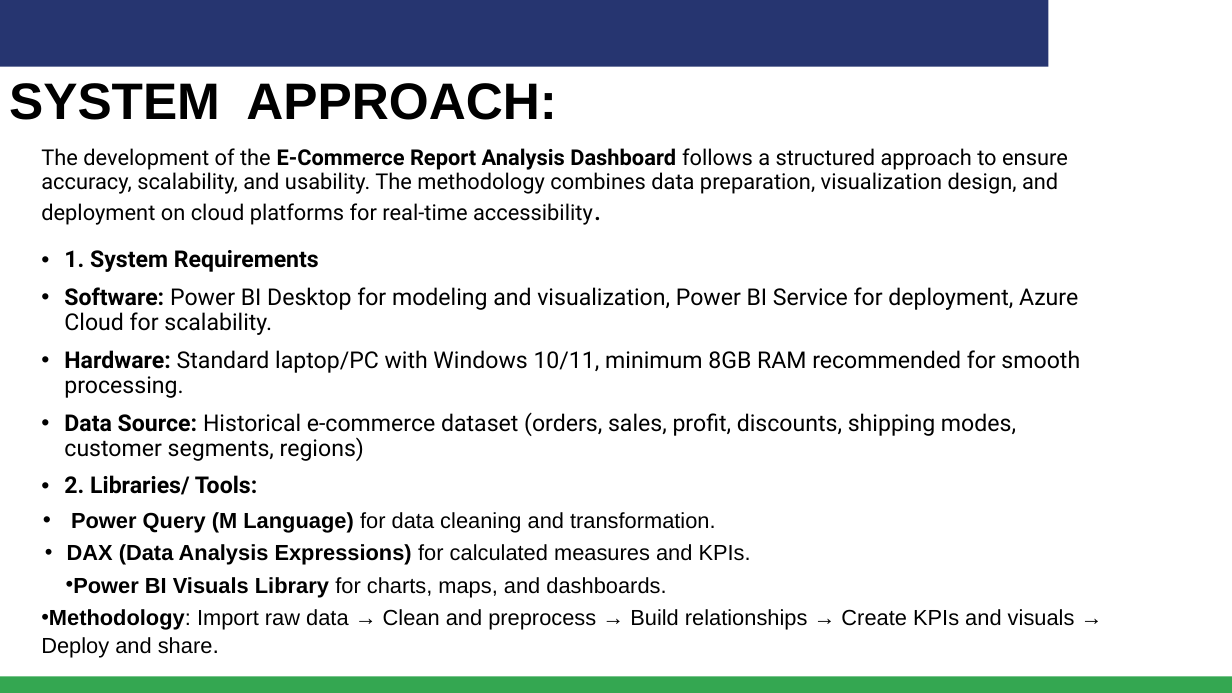
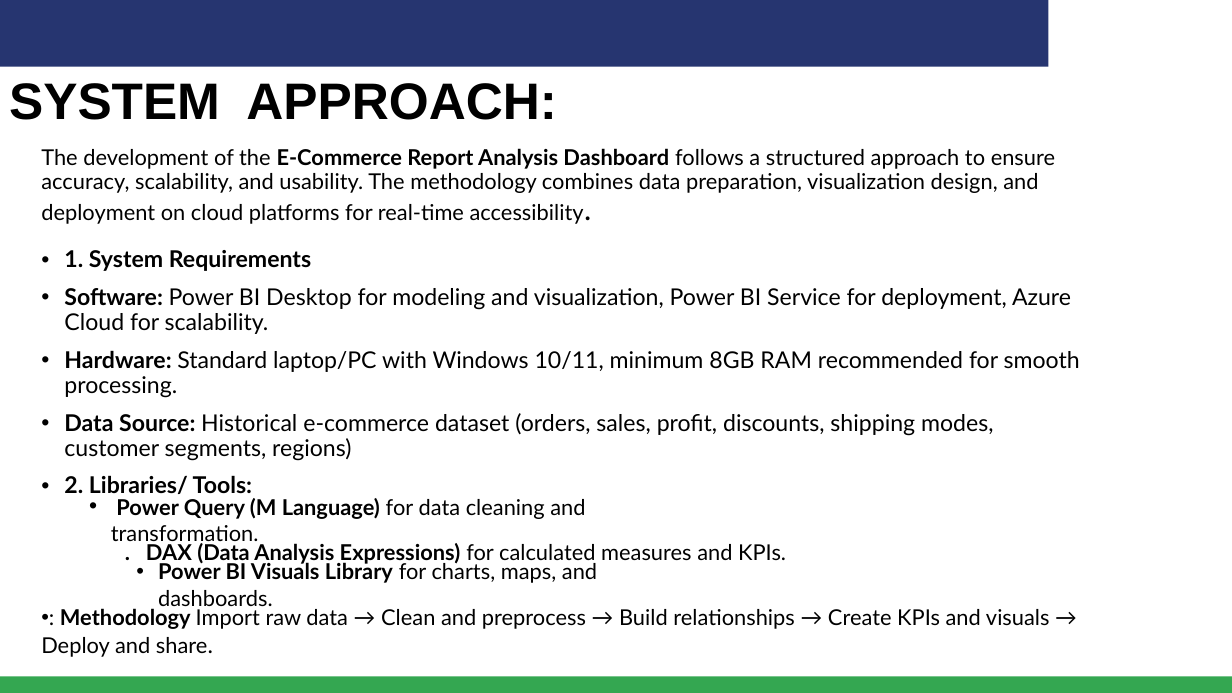
Before and after one commit to samiakhan1697-prog/E-Commerce-Sales-Dashboard-PowerBI, a slide deck: slide 6 of final capstone project.pptx. Drawn at 1232x693 pixels with LibreOffice and Linux fonts; fonts in the diff are those of the drawing; background and template pictures are left out. Boxes give left, top, right and bottom in pixels: in the first picture for what was removed or moved away, otherwise in the second. Text is boxed around its words. In the diff, an @@ line names an element or a change of style, - is before the commit and + after.

```diff
--- a/final capstone project.pptx
+++ b/final capstone project.pptx
@@ text "The development of the E‑Commerce ..." at (x1=41, y1=148, x2=1080, y2=494): font Roboto to Lato @@
@@ text "Power Query (M Language) for ..." at (x1=111, y1=498, x2=585, y2=546): font Arial to Lato; list level 3 to 4 in "Power Query (M Language) for ..." @@
@@ text "Power BI Visuals Library for ..." at (x1=158, y1=560, x2=597, y2=611): font Arial to Lato; list level 1 to 3 in "Power BI Visuals Library for ..." @@
@@ text at (x1=146, y1=543, x2=786, y2=565): text changed; font Arial to Lato; bold on @@
-      • DAX (Data Analysis Expressions) for calculated measures and KPIs.
+      . DAX (Data Analysis Expressions) for calculated measures and KPIs.
@@ text at (x1=41, y1=608, x2=1050, y2=657): text changed; font Arial to Lato @@
-• Methodology: Import raw data → Clean and preprocess → Build relationships → Create KPIs and visuals → Deploy and share.
+• : Methodology Import raw data → Clean and preprocess → Build relationships → Create KPIs and visuals → Deploy and share.
```
Also in this commit, not shown: 10 other slides changed.
